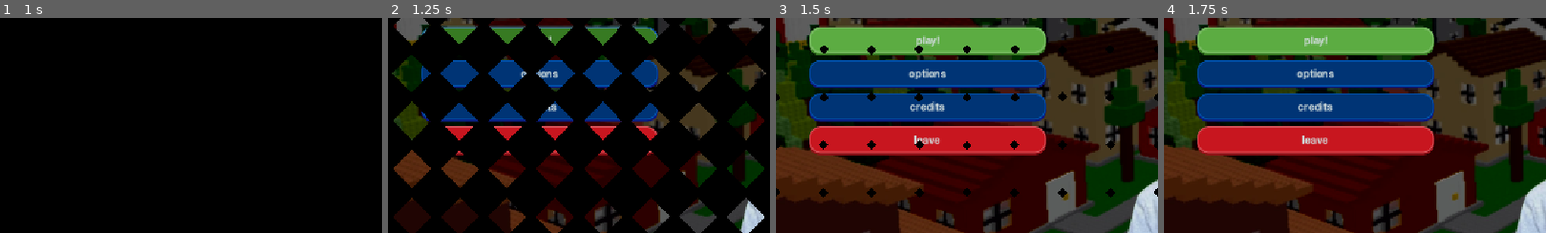
Above: before the commit, frames 1-4 (left to right).
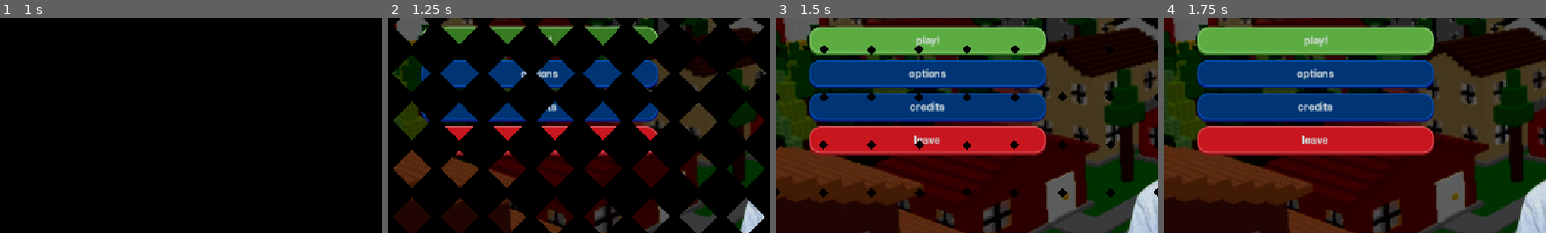
Above: after the commit, the same moments.

Repository: TrueDotBin/ELEVENZTOWN
Game: Godot game, scene res://scenes/ui/splash.tscn
Two runs of this game, one before a commit and one after it. Both use one fixed random seed, a clock stepped at 60 frames per second and the inputs below. Video files are missing from this copy of the repository; at most half a second of black plays in their place. Sound files missing from this copy of the repository are replaced by a short silence.
Inputs (mouse positions are % of the whole screen's width and height, from its top left):
- Up to frame 1 (1 s): tap Enter at 0.5 s; move the mouse to (72, 45) at 0.52 s
- Up to frame 2 (1.25 s): no input
- Up to frame 3 (1.5 s): click "play!" at 1.25 s
- Up to frame 4 (1.75 s): no input
The pictures show only the part of the screen within x 0-50%, y 37-87%; the shares and areas given below are measured in that part.

Frame 1 is identical in both runs. In frame 2, 0.6% of the frame differs, in the area x 8-71%, y 3-10%; in frame 3, nothing differs; in frame 4, nothing differs.

Commit message:
Fix focus style box border color

Diff:
--- a/resources/theme.tres
+++ b/resources/theme.tres
@@ -12,7 +12,7 @@
 border_width_top = 2
 border_width_right = 2
 border_width_bottom = 2
-border_color = Color(0, 0.3137255, 0.6627451, 1)
+border_color = Color(0.25, 0.40294117, 0.59411764, 1)
 corner_radius_top_left = 16
 corner_radius_top_right = 16
 corner_radius_bottom_right = 16
@@ -88,7 +88,7 @@
 border_width_top = 2
 border_width_right = 2
 border_width_bottom = 2
-border_color = Color(0, 0.3137255, 0.6627451, 1)
+border_color = Color(0.8382353, 0.31470588, 0.34117648, 1)
 corner_radius_top_left = 16
 corner_radius_top_right = 16
 corner_radius_bottom_right = 16
@@ -180,7 +180,7 @@
 border_width_top = 2
 border_width_right = 2
 border_width_bottom = 2
-border_color = Color(0, 0.3137255, 0.6627451, 1)
+border_color = Color(0.46764708, 0.7294118, 0.38235295, 1)
 corner_radius_top_left = 16
 corner_radius_top_right = 16
 corner_radius_bottom_right = 16
@@ -256,7 +256,7 @@
 border_width_top = 2
 border_width_right = 2
 border_width_bottom = 2
-border_color = Color(0, 0.3137255, 0.6627451, 1)
+border_color = Color(1, 0.60294116, 0.39117646, 1)
 corner_radius_top_left = 16
 corner_radius_top_right = 16
 corner_radius_bottom_right = 16
--- a/scripts/resources/ui_palette.gd
+++ b/scripts/resources/ui_palette.gd
@@ -71,7 +71,7 @@
 func _focus_button(base: StyleBoxFlat) -> StyleBoxFlat:
     var focus_button = base.duplicate()
     focus_button.bg_color = Color.TRANSPARENT
-    focus_button.border_color = accent
+    focus_button.border_color = base.bg_color.lightened(0.25)
     focus_button.border_width_left = 2
     focus_button.border_width_right = 2
     focus_button.border_width_top = 2
